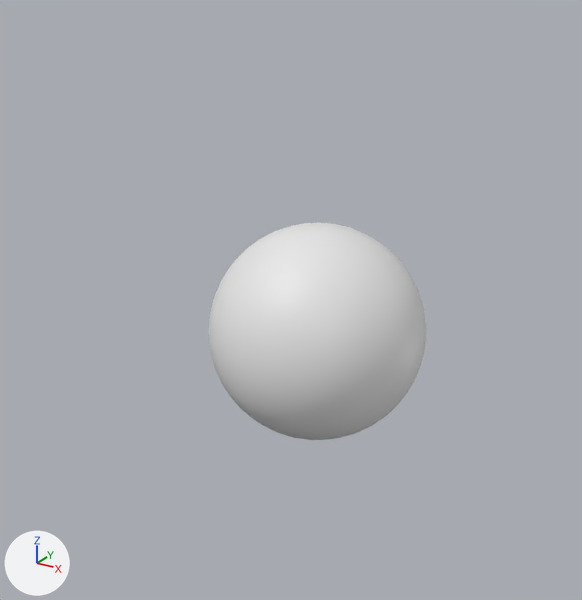
Renders of the Blender file course/first_steps.blend from each side of a commit.
Camera for both pictures: a 50 mm camera at (3.41, -5.88, 3.18) aimed at (-0.24, -0.06, 0.28). Every picture has the same lights, and +X, +Y and +Z are marked at lower left.
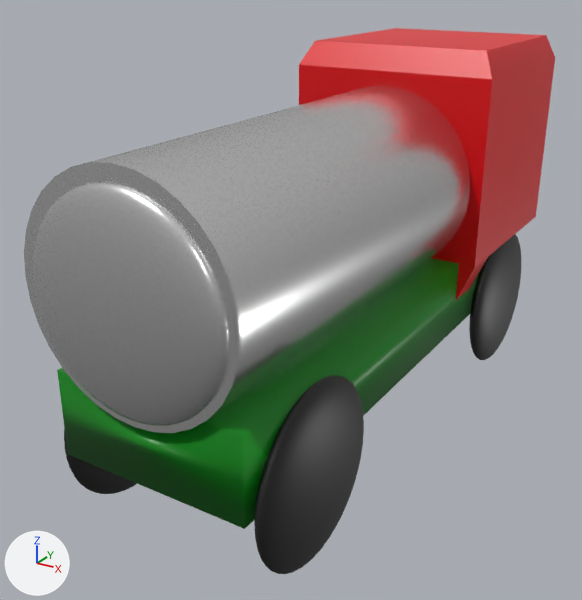
Boxes [x1, y1, x2, y2] around the edits, measured in the pictures (582 x 600 px):
'Cylinder', added
    after: [24, 86, 470, 433]
'Icosphere', recoloured, moved, rescaled (49% narrower, 9% shorter)
    before: [209, 222, 426, 440]
    after: [254, 375, 364, 574]
'Icosphere.004', added
    after: [32, 182, 228, 426]
'Cube.001', added (green)
    after: [57, 258, 479, 529]
'Cube', added (red)
    after: [299, 28, 555, 300]
'Icosphere.001', added
    after: [469, 234, 521, 360]
'Icosphere.002', added (black)
    after: [64, 428, 137, 494]

Patch to the scene script:
```diff
--- a/course/first_steps.blend.py
+++ b/course/first_steps.blend.py
@@ mat_black_plastic @@
+mat_black_plastic = principled_material('black_plastic')
+mat_black_plastic.base_color = (0.0119, 0.0119, 0.0119)  # black #1c1c1c
+mat_black_plastic.roughness = 0.45
@@ mat_shiny_metal @@
+mat_shiny_metal = principled_material('shiny_metal')
+mat_shiny_metal.base_color = (0.8, 0.8, 0.8)  # white #e7e7e7
+mat_shiny_metal.metallic = 1.0
+mat_shiny_metal.roughness = 0.25
@@ mat_green_plastic @@
+mat_green_plastic = principled_material('green_plastic')
+mat_green_plastic.base_color = (0.0, 0.254, 0.00723)  # green #008a14
+mat_green_plastic.roughness = 0.4
@@ mat_red_plastic @@
+mat_red_plastic = principled_material('red_plastic')
+mat_red_plastic.base_color = (0.8, 0.0, 0.00388)  # red #e7000d
+mat_red_plastic.roughness = 0.4
@@ me_icosphere @@
 me_icosphere.from_pydata(...)  # 642 vertices, 1280 faces; spans x -1.0..1.0, y -1.0..1.0, z -1.0..1.0
+me_icosphere.materials.append(mat_black_plastic)  # black #1c1c1c
@@ me_icosphere_005 @@
+me_icosphere_005.from_pydata(...)  # an icosphere of 1280 faces spanning x -1.0..1.0, y -1.0..1.0, z -1.0..1.0
+me_icosphere_005.polygons.foreach_set('use_smooth', [True] * 1280)
+me_icosphere_005.materials.append(mat_shiny_metal)  # white #e7e7e7
@@ me_cylinder @@
+me_cylinder.from_pydata(...)  # a 32-sided cylinder along z spanning x -1.0..1.0, y -1.0..1.0, z -0.84..1.0
+me_cylinder.polygons.foreach_set('use_smooth', [True] * 34)
+me_cylinder.materials.append(mat_shiny_metal)  # white #e7e7e7
@@ me_cube_002 @@
+me_cube_002.from_pydata(...)  # a box spanning x -1.0..1.0, y -1.0..1.0, z -1.0..1.0
+me_cube_002.polygons.foreach_set('use_smooth', [True] * 6)
+me_cube_002.materials.append(mat_green_plastic)  # green #008a14
@@ me_cube_001 @@
+me_cube_001.from_pydata(...)  # 50 vertices, 50 faces; spans x -1.0..1.0, y -1.0..1.0, z -1.38..1.0
+me_cube_001.polygons.foreach_set('use_smooth', [True] * 50)
+me_cube_001.materials.append(mat_red_plastic)  # red #e7000d
@@ ob_icosphere @@
 ob_icosphere = bpy.data.objects.new('Icosphere', me_icosphere)
-ob_icosphere.location = (0.0, 0.0, 0.0)
+ob_icosphere.location = (0.93, -1.62, -0.28)
+ob_icosphere.scale = (0.136, 0.739, 0.739)
@@ ob_icosphere_004 @@
+ob_icosphere_004 = bpy.data.objects.new('Icosphere.004', me_icosphere_005)
+ob_icosphere_004.location = (0.0, -2.45, 1.13)
+ob_icosphere_004.rotation_euler = (0.0, 0.0, 1.571)  # degrees (0, 0, 90)
+ob_icosphere_004.scale = (0.151, 0.818, 0.818)
@@ ob_icosphere_002 @@
+ob_icosphere_002 = bpy.data.objects.new('Icosphere.002', me_icosphere.copy())  # the mesh of ob_icosphere
+ob_icosphere_002.location = (-0.83, -1.62, -0.28)
+ob_icosphere_002.scale = (0.136, 0.739, 0.739)
@@ ob_icosphere_001 @@
+ob_icosphere_001 = bpy.data.objects.new('Icosphere.001', me_icosphere.copy())  # the mesh of ob_icosphere
+ob_icosphere_001.location = (0.93, 2.36, -0.28)
+ob_icosphere_001.scale = (0.136, 0.739, 0.739)
@@ ob_cylinder @@
+ob_cylinder = bpy.data.objects.new('Cylinder', me_cylinder)
+ob_cylinder.location = (0.0, -0.43, 1.16)
+ob_cylinder.rotation_euler = (1.571, 0.0, 0.0)  # degrees (90, 0, 0)
+ob_cylinder.scale = (0.908, 0.908, 2.02)
@@ ob_cube_001 @@
+ob_cube_001 = bpy.data.objects.new('Cube.001', me_cube_002)
+ob_cube_001.location = (0.04, 0.33, 0.08)
+ob_cube_001.scale = (0.817, 2.72, 0.359)
@@ ob_cube @@
+ob_cube = bpy.data.objects.new('Cube', me_cube_001)
+ob_cube.location = (0.02, 2.26, 1.42)
```
